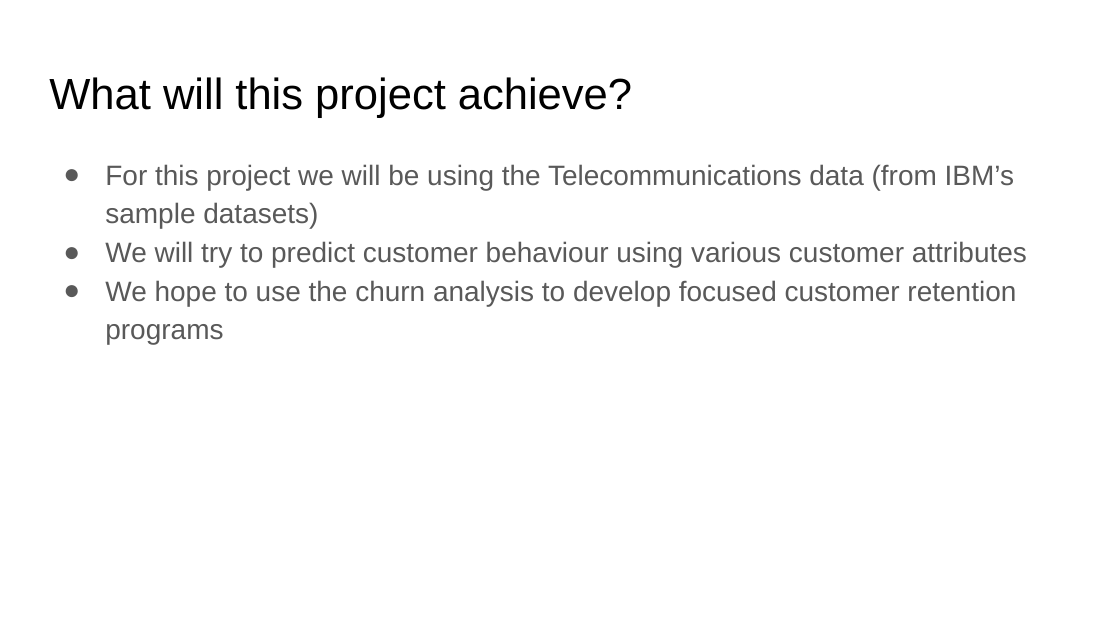
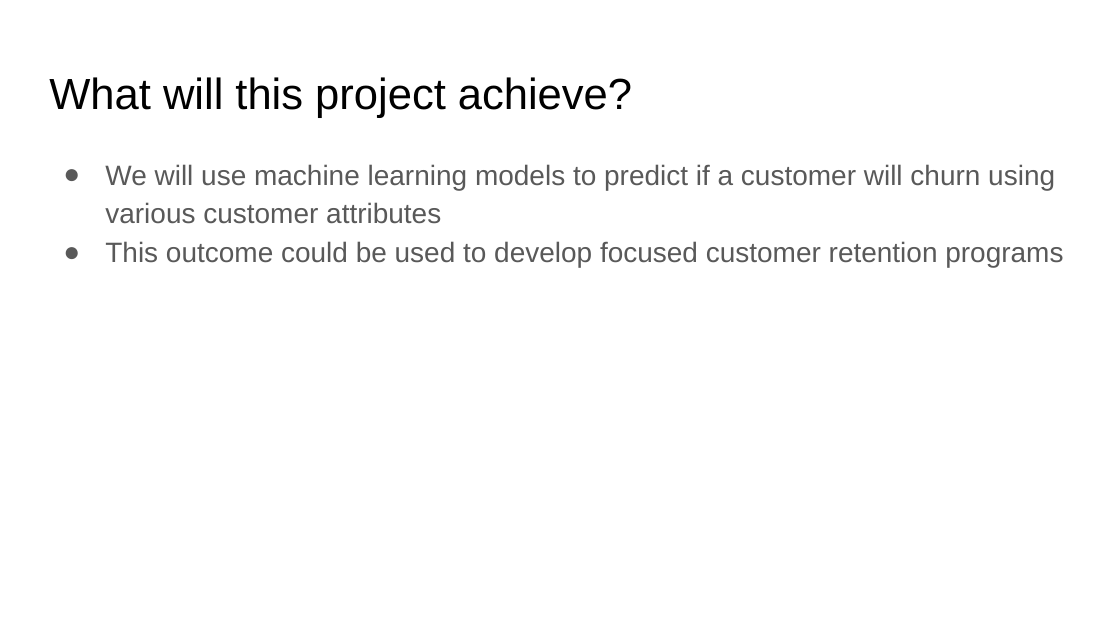
Before and after one commit to subhayoga/customer-churn-analysis, a slide deck: slide 3 of Customer Churn Analysis.pptx. Drawn at 1120x630 pixels with LibreOffice and Linux fonts; fonts in the diff are those of the drawing. Boxes give left, top, right and bottom in pixels: in the first picture for what was removed or moved away, otherwise in the second. Text is boxed around its words. In the diff, an @@ line names an element or a change of style, - is before the commit and + after.

```diff
--- a/Customer Churn Analysis.pptx
+++ b/Customer Churn Analysis.pptx
@@ text at (105,164,1063,267): text changed @@
-● For this project we will be using the Telecommunications data (from IBM’s sample datasets)
-● We will try to predict customer behaviour using various customer attributes
-● We hope to use the churn analysis to develop focused customer retention programs
+● We will use machine learning models to predict if a customer will churn using various customer attributes
+● This outcome could be used to develop focused customer retention programs
```
Also in this commit, not shown: 3 other slides changed.
